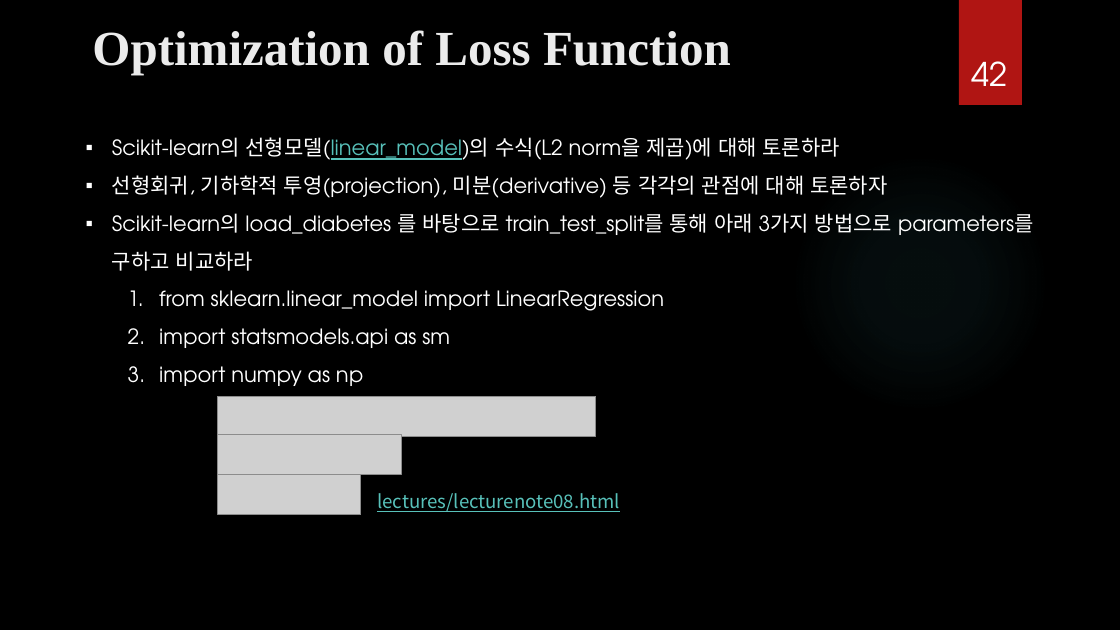
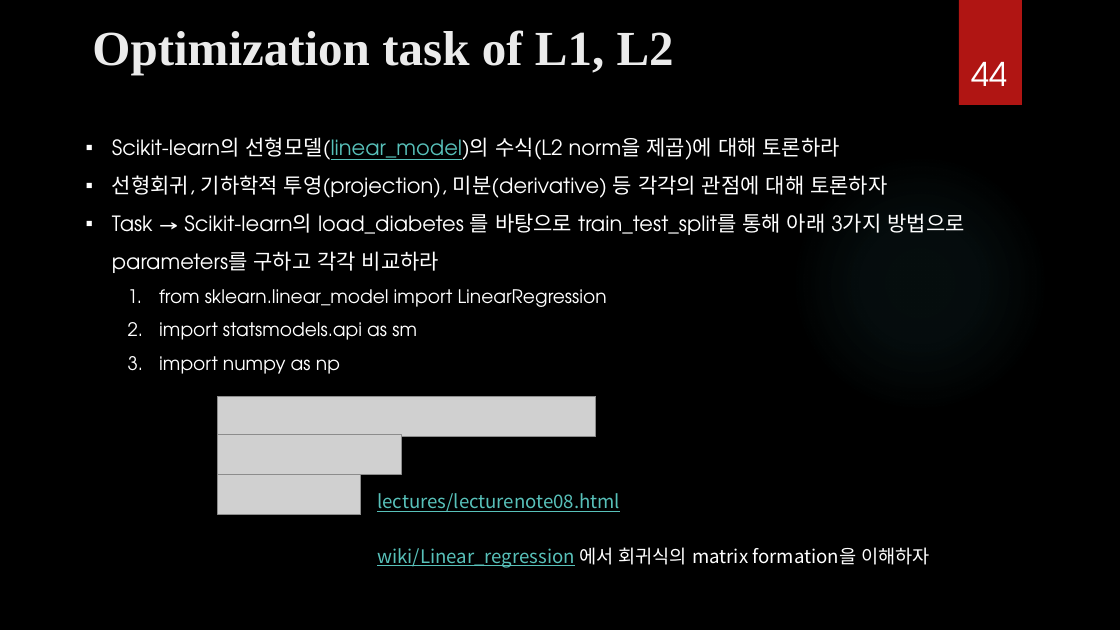
Before and after one commit to ancestor9/mathematics-for-machine-learning, a slide deck: slide 44 of Calculus/Modeling_Simulation_1.pptx (slide 42 before the commit). Drawn at 1120x630 pixels with LibreOffice and Linux fonts; fonts in the diff are those of the drawing; grey boxes stand for pictures; background and template pictures are left out. Boxes give left, top, right and bottom in pixels: in the first picture for what was removed or moved away, otherwise in the second. Text is boxed around its words. In the diff, an @@ line names an element or a change of style, - is before the commit and + after.

```diff
--- a/Calculus/Modeling_Simulation_1.pptx
+++ b/Calculus/Modeling_Simulation_1.pptx
@@ title at bbox=[92, 30, 674, 75]: text changed @@
-Optimization of Loss Function
+Optimization task of L1, L2
@@ page number at bbox=[971, 62, 1007, 86]: text changed @@
-42
+44
@@ text at bbox=[112, 213, 964, 273]: text changed @@
-▪ Scikit-learn의 load_diabetes 를 바탕으로 train_test_split를 통해 아래 3가지 방법으로 parameters를 구하고 비교하라
+▪ Task → Scikit-learn의 load_diabetes 를 바탕으로 train_test_split를 통해 아래 3가지 방법으로 parameters를 구하고 각각 비교하라
@@ text at bbox=[159, 289, 607, 374]: size 18 to 16 pt in "from sklearn.linear_model import LinearRegression", "import statsmodels.api as sm", "import numpy as np" @@
@@ text added at bbox=[377, 547, 930, 568], 16 pt, text #FFFFFF @@
+wiki/Linear_regression 에서 회귀식의 matrix formation을 이해하자
```
Also in this commit, not shown: 7 other slides changed, 2 slides added.
